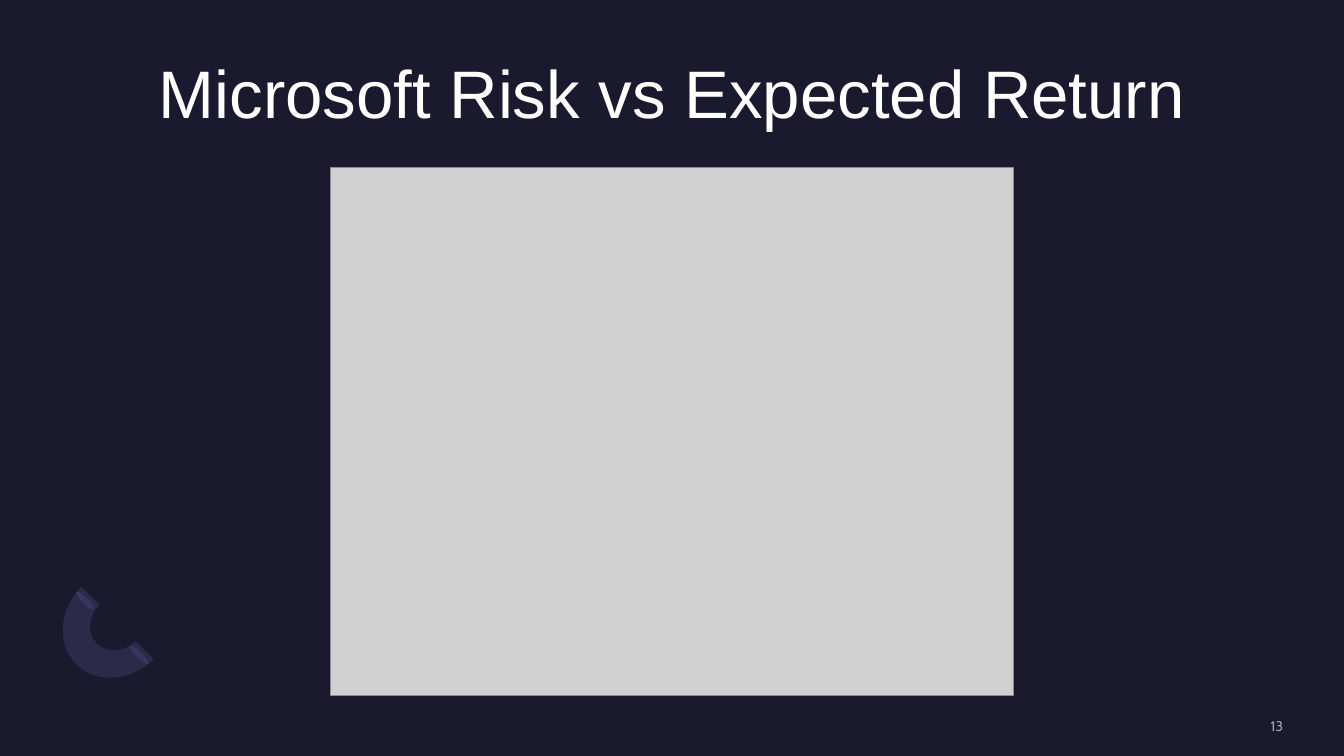
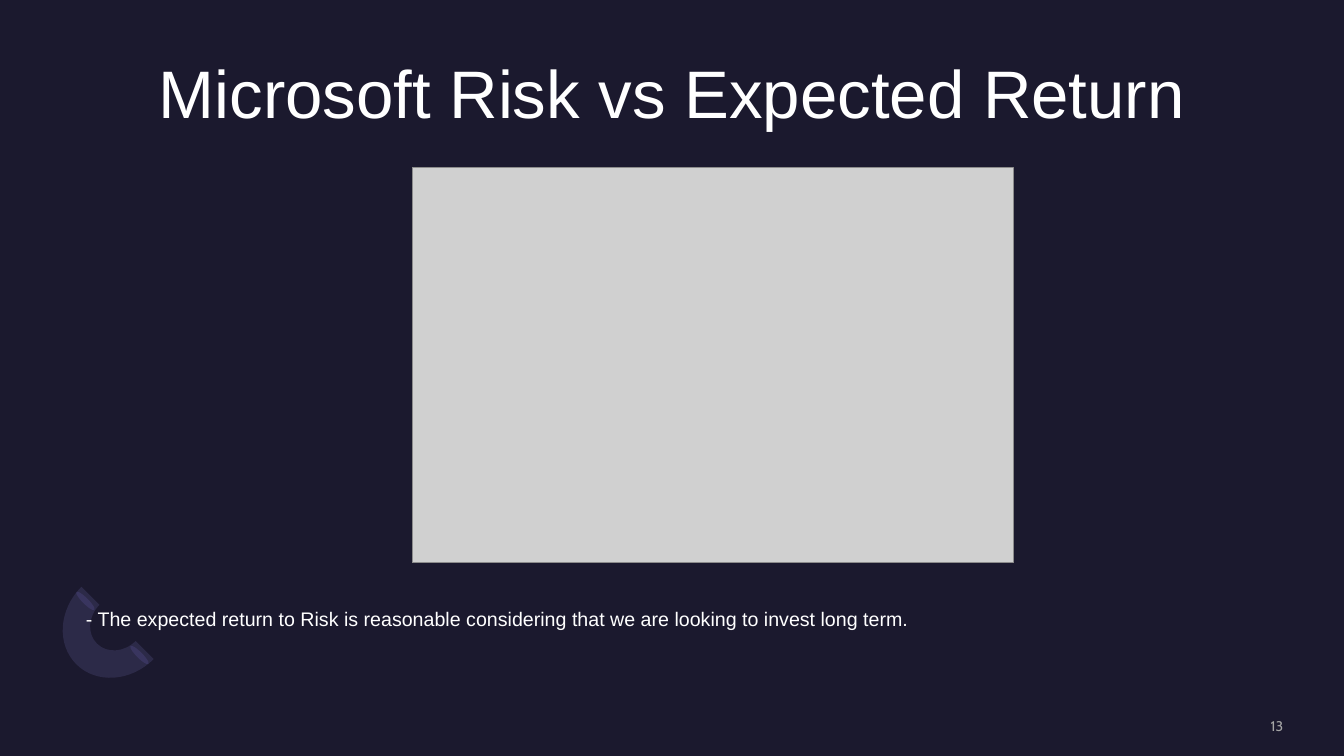
Before and after one commit to MlondiMq/Assignment-4, a slide deck: slide 13 of STOCK MARKET INVESTMENT STRATEGY.pptx. Drawn at 1344x756 pixels with LibreOffice and Linux fonts; fonts in the diff are those of the drawing; grey boxes stand for pictures. Boxes give left, top, right and bottom in pixels: in the first picture for what was removed or moved away, otherwise in the second. Text is boxed around its words. In the diff, an @@ line names an element or a change of style, - is before the commit and + after.

```diff
--- a/STOCK MARKET INVESTMENT STRATEGY.pptx
+++ b/STOCK MARKET INVESTMENT STRATEGY.pptx
@@ picture: place and size @@
-picture at [331, 168, 1014, 696]
+picture at [412, 168, 1013, 564]
@@ text added at [98, 611, 908, 630], 14 pt, text #FFFFFF @@
+- The expected return to Risk is reasonable considering that we are looking to invest long term.
```
Also in this commit, not shown: 4 other slides changed, 1 slide added, 1 slide removed.
